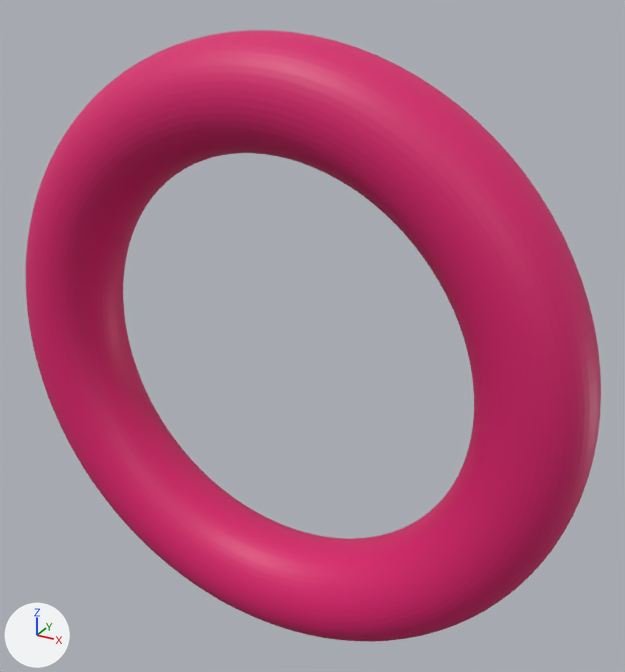
An edit to the glTF model assets/torus_grid_sweep/torus_R8_r4.glb, drawn before and after from the same camera.
One viewpoint serves both versions: a 50 mm camera at (21.7, -35.4, 19.8) aimed at (1.4, 1.5, 1.3). The axes (+X, +Y, +Z) are drawn at lower left. The lights are the same throughout. The older version comes first. Where no turn or scale is listed for an object, it has been applied to the vertices.

Names of what the first picture shows: 'geometry_0'.
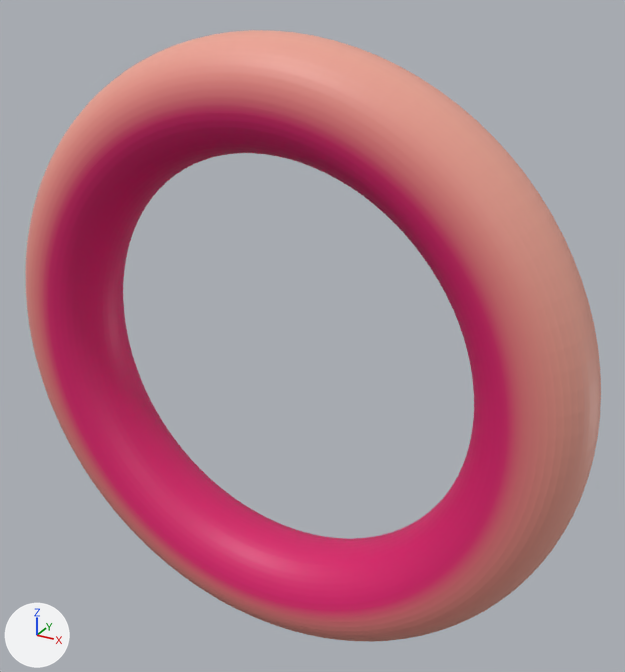
Changed parts and their boxes [x1, y1, x2, y2] in the pictures (625 x 672 px):
part 1 of me_geometry_0, recoloured (lighter): [26, 30, 601, 642] in both

The change, as a list of edits to the scene's bpy script:
```text
Change me_geometry_0:
    where me_geometry_0.from_pydata(...)  # 5000 vertices, 10000 faces; spans x -16.7..16.7, y -2.8..2.8, z -16.7..16.7
    used by ob_geometry_0; location = (0.0, 0.0, 0.0)
    me_geometry_0 part 1: 6000 faces centred in x -16.6..16.6, y -2.8..2.8, z -16.6..16.6 are repainted in the vertex colours; the middle colour goes from pink #da1c6c to pink #ec9b8c
```
